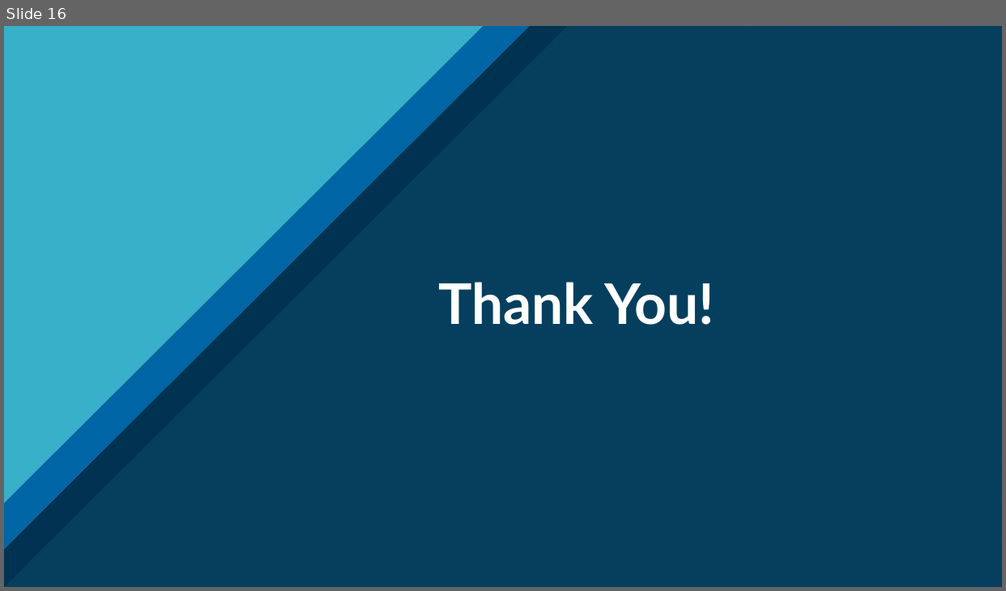
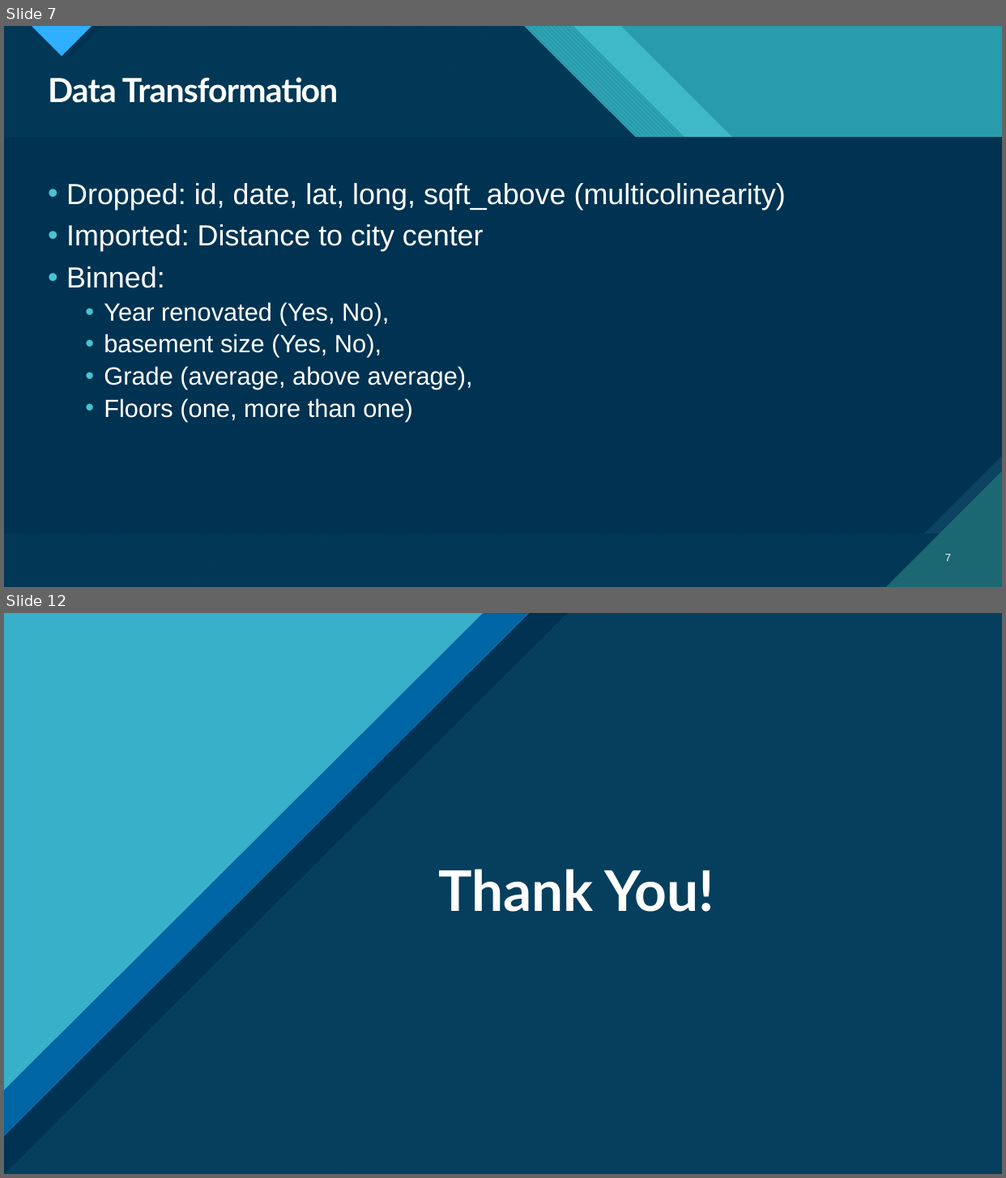
Before and after one commit to CrisQueCris/Houseprices, a slide deck: Final PresentationKC.pptx. Shown one above the other, each under a label of ours: slide 16 before the commit, slides 7 and 12 after it; the slides between them are not shown. The pictures are 1006x591 and 1006x1178 pixels, drawn with LibreOffice and Linux fonts; fonts in the diff are those of the drawing. Boxes give left, top, right and bottom in pixels: in the first picture for what was removed or moved away, otherwise in the second. Text is boxed around its words. In the diff, an @@ line names an element or a change of style, - is before the commit and + after.

```diff
--- a/Final PresentationKC.pptx
+++ b/Final PresentationKC.pptx
@@ slide 7 added at <box>4,26,1002,587</box>, background #47C3D3; not listed: 13 template elements that a slide beside it also shows @@
@@ rectangle added at <box>4,26,1002,587</box>, fill #299CAB @@
@@ rectangle added at <box>4,26,1002,587</box>, fill #299CAB @@
@@ freeform shape added at <box>4,26,1002,587</box>, fill #47C3D3 at 74% opacity @@
@@ freeform shape added at <box>4,26,1002,587</box>, fill pattern #47C3D3 on #1B6872 @@
@@ freeform shape added at <box>4,26,1002,587</box>, fill #003352 at 90% opacity @@
@@ title added at <box>48,77,339,103</box>, 32 pt, text #FFFFFF, bold @@
+Data Transformation
@@ text added at <box>66,183,786,421</box>, 24 pt, text #FFFFFF @@
+• Dropped: id, date, lat, long, sqft_above (multicolinearity)
+• Imported: Distance to city center
+• Binned:
+  • Year renovated (Yes, No),
+  • basement size (Yes, No),
+  • Grade (average, above average),
+  • Floors (one, more than one)
@@ page number added at <box>945,554,951,561</box>, 10 pt, text #FFFFFF @@
+7
@@ what was slide 16 is now slide 12 @@
```
Also in this commit, not shown: 2 slides changed, 5 other slides added, 7 slides removed, 1 other file.
